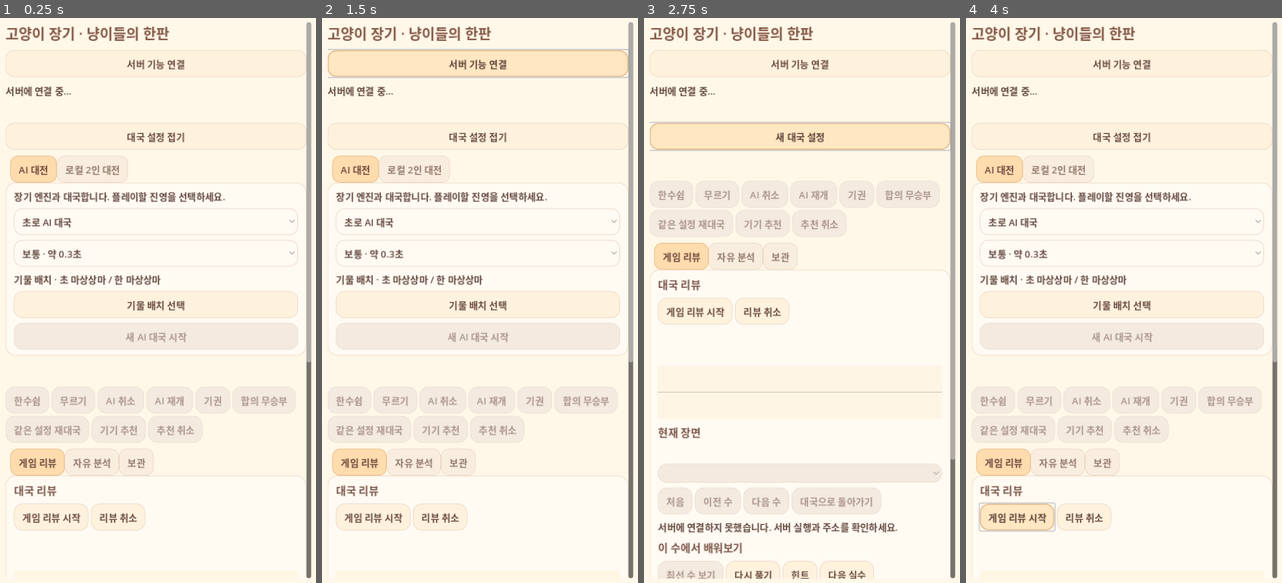
Above: before the commit, frames 1-4 (left to right).
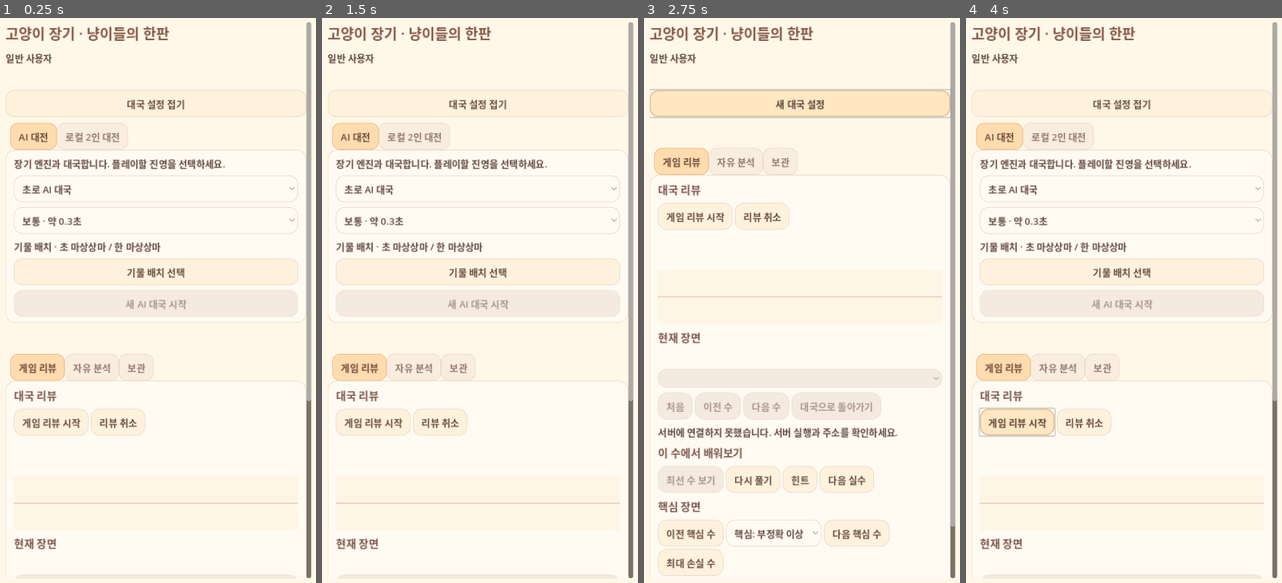
Above: after the commit, the same moments.

Repository: YU-Kangg/janggiAI
Game: Godot game, scene res://main.tscn
The game is run twice, just before and just after one commit, with the same random seed, the same clock (stepped at 60 frames per second) and the same inputs.
Inputs (mouse positions are in pixels of both pictures, inside the frame that each line leads up to):
- Up to frame 1 (0.25 s): no input
- Up to frame 2 (1.5 s): click (476, 63) at 0.5 s, where only the run before the commit has a clickable "서버 기능 연결"; click (476, 63) at 1.25 s, where only the run before the commit has a clickable "서버 설정 접기"
- Up to frame 3 (2.75 s): click "대국 설정 접기" at 2 s
- Up to frame 4 (4 s): click "새 대국 설정" at 2.75 s; click "게임 리뷰 시작" at 3.5 s

The runs differ from the first frame. In frame 1, 12% of the frame differs, in the area x 1-99%, y 5-95%; in frame 2, 17%; in frame 3, 20%, in the area x 1-99%, y 5-100%; in frame 4, 14%.

Commit message:
feat(ui): 계정 역할과 대국 화면 분리

Diff:
--- a/godot/main.gd
+++ b/godot/main.gd
@@ -11,9 +11,16 @@
 var endpoint := LineEdit.new()
 var server_controls := VBoxContainer.new()
 var server_toggle := Button.new()
+var account_badge := Label.new()
+var current_role := "user"
+var screen_mode := "home"
+var home_button := Button.new()
+var play_button := Button.new()
 var status := Label.new()
 var message := Label.new()
 var score_panel := Label.new()
+var match_setup_panel := Label.new()
+var last_move_panel := Label.new()
 var review_summary := Label.new()
 var review_method_notice := Label.new()
 var key_move_status := Label.new()
@@ -52,6 +59,7 @@
 var resign_dialog := ConfirmationDialog.new()
 var draw_dialog := ConfirmationDialog.new()
 var action_buttons: Array[Button] = []
+var game_actions := HFlowContainer.new()
 var squares: Dictionary = {}
 var timer := Timer.new()
 var new_game_dialog := ConfirmationDialog.new()
@@ -134,12 +142,56 @@
 	parent.add_child(label)
 
 func toggle_server_controls() -> void:
+	if current_role != "admin" or screen_mode != "home":
+		return
 	server_controls.visible = not server_controls.visible
 	server_toggle.text = "서버 설정 접기" if server_controls.visible else "서버 기능 연결"
 
 func toggle_game_setup() -> void:
+	if screen_mode != "home":
+		return
 	game_mode_tabs.visible = not game_mode_tabs.visible
 	game_setup_toggle.text = "대국 설정 접기" if game_mode_tabs.visible else "새 대국 설정"
+
+func set_account_role(role: String) -> void:
+	current_role = "admin" if role == "admin" else "user"
+	account_badge.text = "관리자 계정 · 개발자 기능" if current_role == "admin" else "일반 사용자"
+	if current_role != "admin":
+		server_controls.visible = false
+		server_toggle.text = "서버 기능 연결"
+	sync_screen_visibility()
+
+func show_home_screen() -> void:
+	screen_mode = "home"
+	sync_screen_visibility()
+
+func show_game_screen() -> void:
+	if state.is_empty():
+		return
+	screen_mode = "play"
+	review = {}
+	analysis_preview = {}
+	variation = {}
+	sync_screen_visibility()
+	render_board()
+
+func sync_screen_visibility() -> void:
+	var playing := screen_mode == "play"
+	account_badge.visible = not playing
+	home_button.visible = playing
+	play_button.visible = not playing and not state.is_empty()
+	server_toggle.visible = not playing and current_role == "admin"
+	server_controls.visible = not playing and current_role == "admin" and server_controls.visible
+	status.visible = playing or current_role == "admin"
+	game_setup_toggle.visible = not playing
+	if playing:
+		game_mode_tabs.visible = false
+		game_setup_toggle.text = "새 대국 설정"
+	review_tabs.visible = not playing
+	message.visible = not playing
+	match_setup_panel.visible = playing
+	last_move_panel.visible = playing
+	game_actions.visible = playing
 
 func cream_box(background: Color, border := Color("ead6c5"), radius := 14, border_width := 1) -> StyleBoxFlat:
 	var box := StyleBoxFlat.new()
@@ -216,10 +268,22 @@
 	title.add_theme_font_size_override("font_size", 24)
 	title.add_theme_color_override("font_color", Color("845847"))
 	column.add_child(title)
+	var navigation := HFlowContainer.new()
+	column.add_child(navigation)
+	account_badge.text = "일반 사용자"
+	navigation.add_child(account_badge)
+	home_button.text = "메인으로"
+	home_button.pressed.connect(show_home_screen)
+	navigation.add_child(home_button)
+	play_button.text = "대국 화면"
+	play_button.pressed.connect(show_game_screen)
+	navigation.add_child(play_button)
 	endpoint.text = "http://127.0.0.1:3000"
 	for arg in OS.get_cmdline_user_args():
 		if arg.begins_with("--server="):
 			endpoint.text = arg.trim_prefix("--server=")
+		elif arg == "--role=admin":
+			current_role = "admin"
 	server_toggle.text = "서버 기능 연결"
 	server_toggle.pressed.connect(toggle_server_controls)
 	column.add_child(server_toggle)
@@ -234,6 +298,10 @@
 	status.text = "서버에 연결 중…"
 	status.autowrap_mode = TextServer.AUTOWRAP_WORD_SMART
 	column.add_child(status)
+	match_setup_panel.autowrap_mode = TextServer.AUTOWRAP_WORD_SMART
+	column.add_child(match_setup_panel)
+	last_move_panel.autowrap_mode = TextServer.AUTOWRAP_WORD_SMART
+	column.add_child(last_move_panel)
 	score_panel.autowrap_mode = TextServer.AUTOWRAP_WORD_SMART
 	column.add_child(score_panel)
 	evaluation_graph.ply_selected.connect(show_review)
@@ -312,32 +380,31 @@
 	grid.columns = 9
 	grid.size_flags_vertical = Control.SIZE_EXPAND_FILL
 	column.add_child(grid)
-	var actions := HFlowContainer.new()
-	column.add_child(actions)
-	add_action(actions, "한수쉼", pass_turn)
-	add_action(actions, "무르기", func(): act("undo"))
-	add_action(actions, "AI 취소", func(): act("cancel-ai"))
-	add_action(actions, "AI 재개", func(): act("resume-ai"))
+	column.add_child(game_actions)
+	add_action(game_actions, "한수쉼", pass_turn)
+	add_action(game_actions, "무르기", func(): act("undo"))
+	add_action(game_actions, "AI 취소", func(): act("cancel-ai"))
+	add_action(game_actions, "AI 재개", func(): act("resume-ai"))
 	resign_button.text = "기권"
 	resign_button.custom_minimum_size.y = 44
 	resign_button.pressed.connect(func(): resign_dialog.popup_centered())
-	actions.add_child(resign_button)
+	game_actions.add_child(resign_button)
 	draw_button.text = "합의 무승부"
 	draw_button.custom_minimum_size.y = 44
 	draw_button.pressed.connect(func(): draw_dialog.popup_centered())
-	actions.add_child(draw_button)
+	game_actions.add_child(draw_button)
 	rematch_button.text = "같은 설정 재대국"
 	rematch_button.custom_minimum_size.y = 44
 	rematch_button.pressed.connect(func(): open_new_game_dialog(str(state.get("mode", "local"))))
-	actions.add_child(rematch_button)
+	game_actions.add_child(rematch_button)
 	device_recommend.text = "기기 추천"
 	device_recommend.custom_minimum_size.y = 44
 	device_recommend.pressed.connect(start_device_recommendation)
-	actions.add_child(device_recommend)
+	game_actions.add_child(device_recommend)
 	device_cancel.text = "추천 취소"
 	device_cancel.custom_minimum_size.y = 44
 	device_cancel.pressed.connect(cancel_device_recommendation)
-	actions.add_child(device_cancel)
+	game_actions.add_child(device_cancel)
 	full_review_start.text = "게임 리뷰 시작"
 	full_review_start.custom_minimum_size.y = 44
 	full_review_start.pressed.connect(start_full_review)
@@ -523,9 +590,13 @@
 	timer.timeout.connect(request_state)
 	add_child(timer)
 	timer.start()
+	set_account_role(current_role)
 	render_board()
 	if not load_offline_local():
 		request_state()
+	else:
+		screen_mode = "play" if not state.outcome.over else "home"
+		sync_screen_visibility()
 
 func arrangement_value(index: int) -> String:
 	return SETUPS[clampi(index, 0, 3)]
@@ -742,6 +813,7 @@
 	return true
 
 func start_offline_local() -> void:
+	screen_mode = "play"
 	offline_local = true
 	offline_moves = []
 	offline_adjudication = {}
@@ -763,6 +835,7 @@
 		render_board()
 		game_mode_tabs.visible = false
 		game_setup_toggle.text = "새 대국 설정"
+		sync_screen_visibility()
 
 func sync_offline_clock() -> void:
 	if not offline_local or offline_time_control == null or state.is_empty() or state.outcome.over:
@@ -788,6 +861,8 @@
 	new_game_dialog.popup_centered()
 
 func confirm_new_game() -> void:
+	screen_mode = "play"
+	sync_screen_visibility()
 	if pending_new_mode == "local" and ClassDB.class_exists("JanggiNative"):
 		start_offline_local()
 		return
@@ -1722,6 +1797,8 @@
 	if state.is_empty():
 		score_panel.text = ""
 		clock_panel.text = ""
+		match_setup_panel.text = ""
+		last_move_panel.text = ""
 		for button in action_buttons:
 			button.disabled = true
 		device_recommend.disabled = true
@@ -1747,6 +1824,10 @@
 	var ai_turn: bool = variation.is_empty() and state.mode == "ai" and state.turn != state.humanSide
 	var flipped: bool = state.mode == "ai" and state.humanSide == "han"
 	var labels := {"k": "궁", "a": "사", "r": "차", "n": "마", "b": "상", "c": "포", "p": "졸"}
+	var live_last_move := ""
+	if screen_mode == "play" and review.is_empty() and variation.is_empty() and analysis_preview.is_empty() and not state.moves.is_empty():
+		live_last_move = str(state.moves[-1])
+	var live_last_pair := split_move(live_last_move)
 	for row in range(10):
 		for file in range(9):
 			var square := String.chr(97 + (8 - file if flipped else file)) + str(row + 1 if flipped else 10 - row)
@@ -1762,6 +1843,10 @@
 			button.add_theme_stylebox_override("disabled", board_box(square_color.darkened(0.03)))
 			button.add_theme_color_override("font_color", Color("5687a0") if piece != "" and piece == piece.to_upper() else Color("c8796d") if piece != "" else Color("ccb8a6"))
 			button.add_theme_color_override("font_disabled_color", Color("6f9aaf") if piece != "" and piece == piece.to_upper() else Color("ce8b81") if piece != "" else Color("cfbdad"))
+			if live_last_pair.size() == 2 and square == live_last_pair[0]:
+				button.modulate = Color("ffd36f")
+			elif live_last_pair.size() == 2 and square == live_last_pair[1]:
+				button.modulate = Color("ff9f80")
 			if square == selected or (selected != "" and state.legalMoves.has(selected + square)):
 				button.modulate = Color("c8efa9")
 			var recommendation := split_move(recommended_move)
@@ -1789,6 +1874,14 @@
 			grid.add_child(button)
 			squares[square] = button
 	var players: Dictionary = state.get("players", {"cho": "초", "han": "한"})
+	var setup: Dictionary = state.get("setup", {})
+	match_setup_panel.text = "기물 배치 · 초 %s / 한 %s" % [arrangement_label(str(setup.get("cho", "nbbn"))), arrangement_label(str(setup.get("han", "nbbn")))]
+	last_move_panel.text = ""
+	if live_last_pair.size() == 2:
+		var moved_side := "초" if state.moves.size() % 2 == 1 else "한"
+		var destination_piece: String = str(pieces.get(live_last_pair[1], ""))
+		var piece_name := "병" if destination_piece == "p" else str(labels.get(destination_piece.to_lower(), "기물"))
+		last_move_panel.text = "직전 착수 · %s %s · 노란 출발칸 → 주황 도착칸" % [moved_side, piece_name]
 	status.text = "%s(%s) 차례 · %d수" % [str(players.get(state.turn, state.turn)), "초" if state.turn == "cho" else "한", state.moves.size()]
 	status.text += " · 로컬 대국" if state.get("mode", "") == "local" else " · AI %s" % str(state.ai.status)
 	if state.inCheck:
@@ -1895,3 +1988,4 @@
 	resign_button.visible = local_match_active()
 	draw_button.visible = local_match_active()
 	rematch_button.visible = local_mode and self.state.outcome.over
+	sync_screen_visibility()
--- a/godot/smoke.gd
+++ b/godot/smoke.gd
@@ -22,13 +22,22 @@
 	await wait_idle()
 	check(not app.state.is_empty(), "initial HTTP connection")
 	check(app.page_scroll.vertical_scroll_mode == ScrollContainer.SCROLL_MODE_AUTO, "mobile page vertical scrolling")
-	check(not app.server_controls.visible and not app.game_mode_tabs.visible, "secondary setup controls collapsed during play")
+	check(app.current_role == "user" and not app.server_toggle.visible and not app.server_controls.visible, "normal account hides developer server controls")
+	app.set_account_role("admin")
+	check(app.server_toggle.visible and app.account_badge.text.contains("관리자"), "admin account exposes developer controls")
 	app.toggle_server_controls()
 	check(app.server_controls.visible and app.server_toggle.text == "서버 설정 접기", "server controls expandable")
 	app.toggle_server_controls()
+	app.set_account_role("user")
+	check(not app.server_toggle.visible and not app.server_controls.visible, "returning to normal account closes developer controls")
+	check(not app.game_mode_tabs.visible, "secondary setup controls initially collapsed")
 	app.toggle_game_setup()
 	check(app.game_mode_tabs.visible and app.game_setup_toggle.text == "대국 설정 접기", "new game setup expandable")
 	app.toggle_game_setup()
+	app.show_game_screen()
+	check(not app.review_tabs.visible and not app.game_setup_toggle.visible and app.game_actions.visible and app.home_button.visible, "play screen hides home review and setup controls")
+	app.show_home_screen()
+	check(app.review_tabs.visible and not app.game_actions.visible and app.play_button.visible, "home screen owns review controls")
 	check(app.squares.size() == 90, "90 board squares")
 	check(app.review_tabs.get_tab_count() == 3, "review controls grouped into three workflow tabs")
 	check(app.review_tabs.get_tab_title(0) == "게임 리뷰" and app.review_tabs.get_tab_title(1) == "자유 분석" and app.review_tabs.get_tab_title(2) == "보관", "review workflow tab labels")
@@ -42,6 +51,7 @@
 	check(not app.device_engine.available() and app.device_recommend.disabled, "desktop fallback without Android engine")
 	app.act("reset", {"mode": "ai", "humanSide": "cho"})
 	await wait_idle()
+	app.show_game_screen()
 	app.squares["a4"].pressed.emit()
 	check(app.selected == "a4", "piece selection")
 	app.squares["b4"].pressed.emit()
@@ -257,6 +267,7 @@
 	app.squares["a4"].pressed.emit()
 	app.squares["b4"].pressed.emit()
 	await wait_idle()
+	check(app.last_move_panel.text.contains("직전 착수") and app.squares["a4"].modulate == Color("ffd36f") and app.squares["b4"].modulate == Color("ff9f80"), "last move source and destination emphasized")
 	check(app.state.moves == ["a4b4"] and app.state.turn == "han", "local alternating move")
 	app.act("resign", {"side": "han"})
 	await wait_idle()
Not shown, changed: DEVICE_TEST_CHECKLIST.md
Not shown, changed: PROGRESS.md
